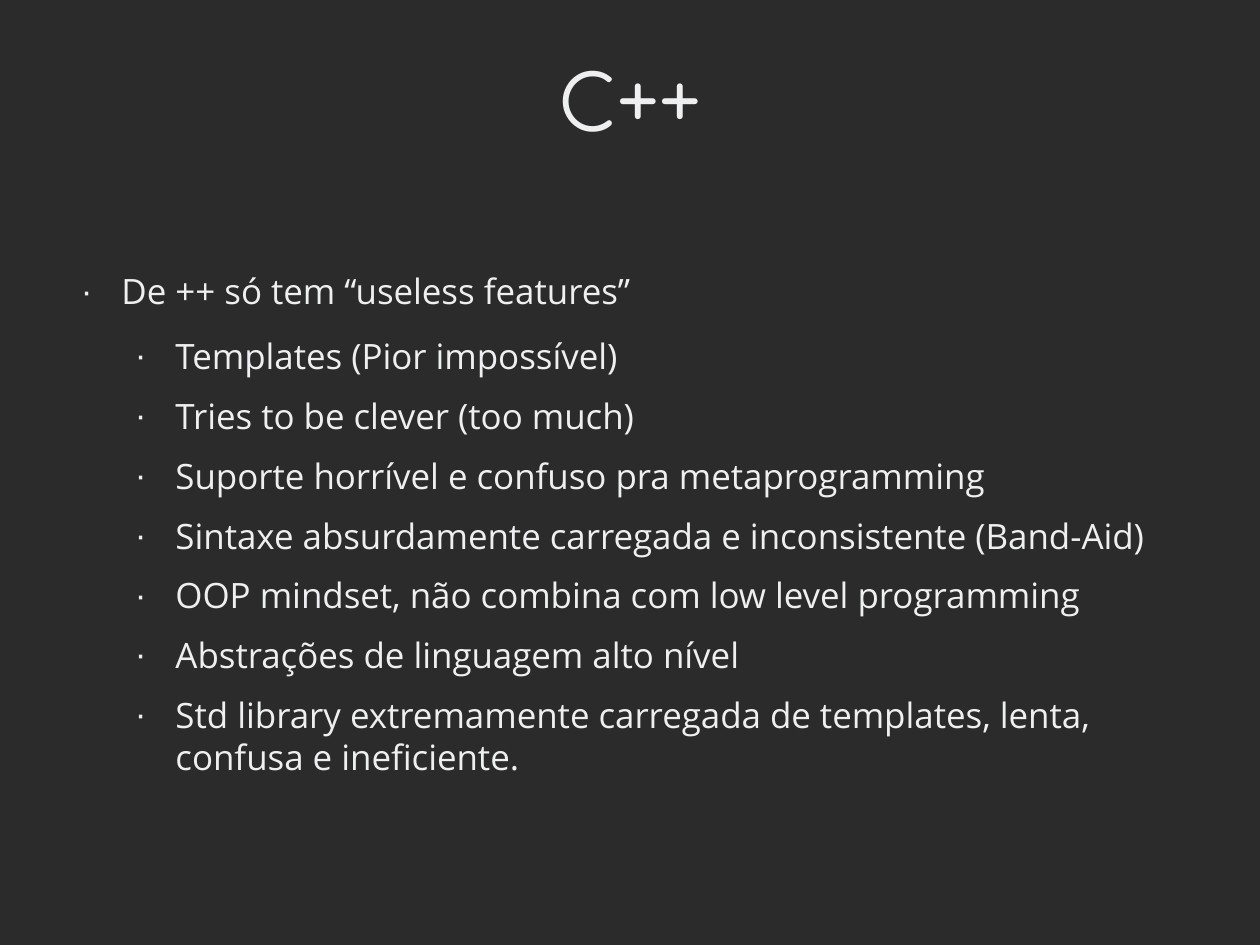
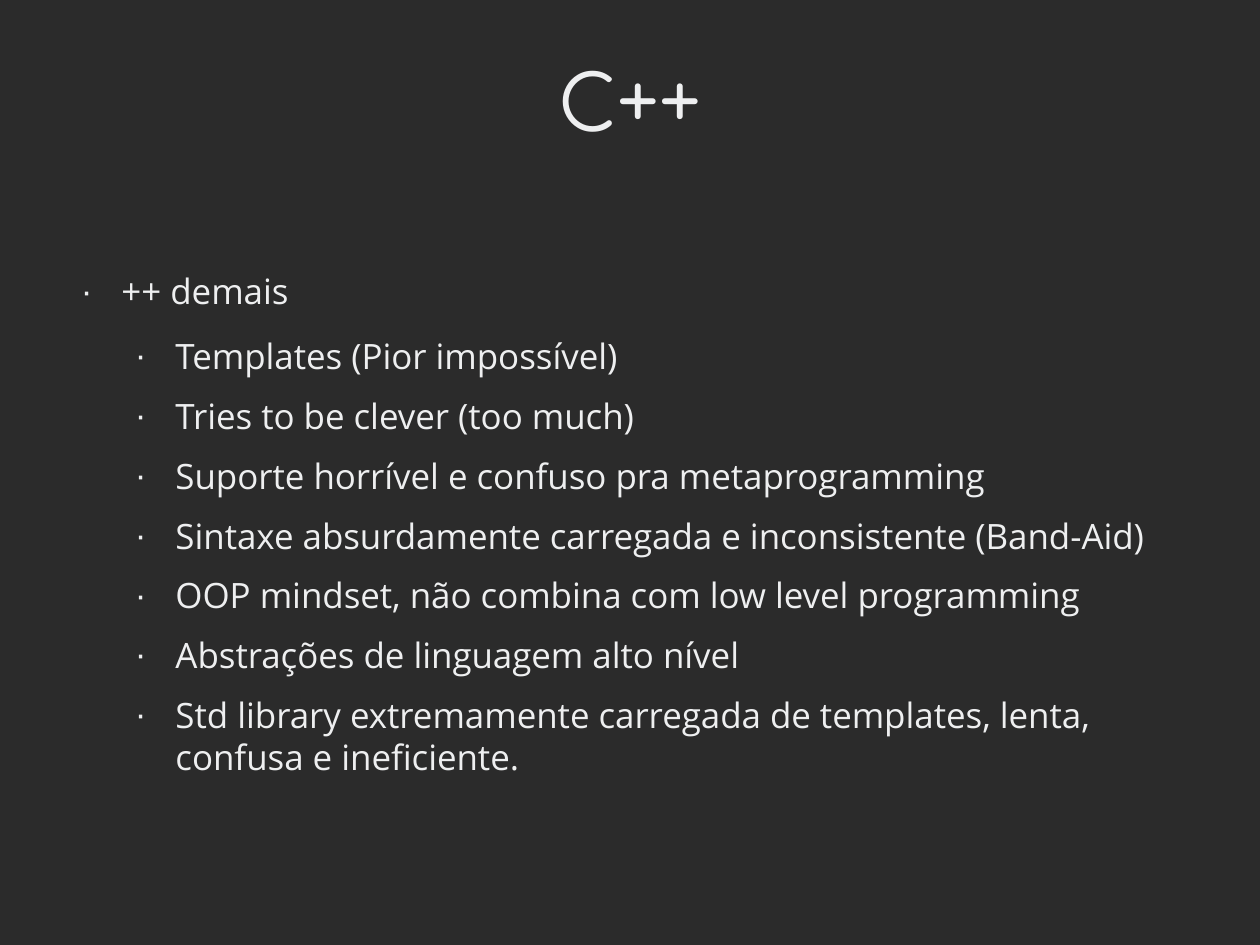
Before and after one commit to Hoshoyo/Light, a slide deck: slide 9 of TCC_Reunião_#1.odp (slide 7 before the commit). Drawn at 1260x945 pixels with LibreOffice and Linux fonts; fonts in the diff are those of the drawing; background and template pictures are left out; a plain dark background stands for a picture behind light text. Boxes give left, top, right and bottom in pixels: in the first picture for what was removed or moved away, otherwise in the second. Text is boxed around its words. In the diff, an @@ line names an element or a change of style, - is before the commit and + after.

```diff
--- a/TCC_Reunião_#1.odp
+++ b/TCC_Reunião_#1.odp
@@ text at <box>170,277,288,305</box>: text changed @@
-· De ++ só tem “useless features”
+· ++ demais
```
Also in this commit, not shown: 3 other slides changed, 2 slides added.
